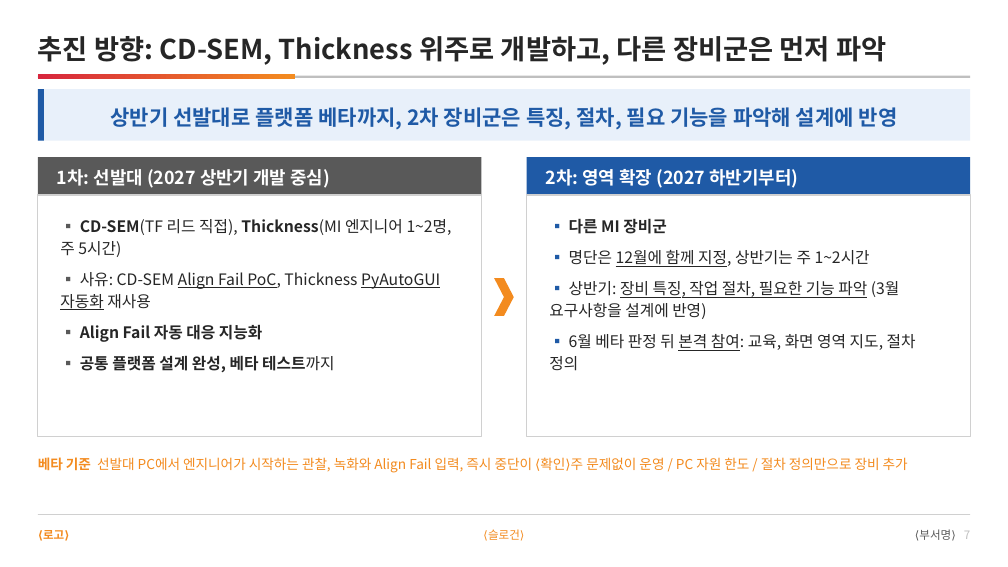
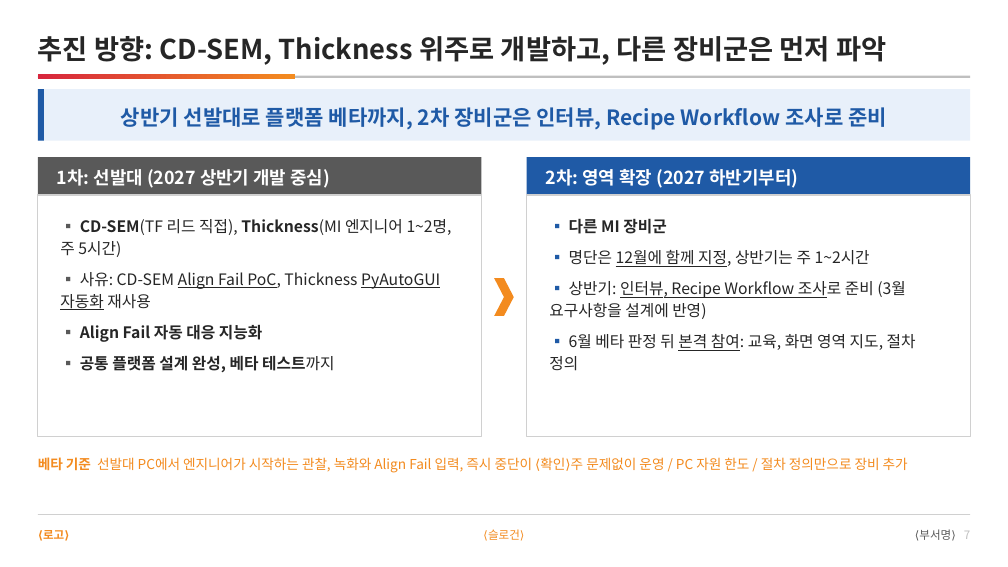
Before and after one commit to DarrenKoi/pm_notes, a slide deck: slide 7 of my-task/arc-tf/deliverables/arc-tf-proposal.pptx. Drawn at 1008x567 pixels with LibreOffice and Linux fonts; fonts in the diff are those of the drawing. Boxes give left, top, right and bottom in pixels: in the first picture for what was removed or moved away, otherwise in the second. Text is boxed around its words. In the diff, an @@ line names an element or a change of style, - is before the commit and + after.

```diff
--- a/my-task/arc-tf/deliverables/arc-tf-proposal.pptx
+++ b/my-task/arc-tf/deliverables/arc-tf-proposal.pptx
@@ text at [121,107,887,130]: text changed @@
-상반기 선발대로 플랫폼 베타까지, 2차 장비군은 특징, 절차, 필요 기능을 파악해 설계에 반영
+상반기 선발대로 플랫폼 베타까지, 2차 장비군은 인터뷰, Recipe Workflow 조사로 준비
@@ text at [549,281,906,319]: text changed @@
-▪ 상반기: 장비 특징, 작업 절차, 필요한 기능 파악 (3월 요구사항을 설계에 반영)
+▪ 상반기: 인터뷰, Recipe Workflow 조사로 준비 (3월 요구사항을 설계에 반영)
```
Also in this commit, not shown: 8 other slides changed, 14 other files.
